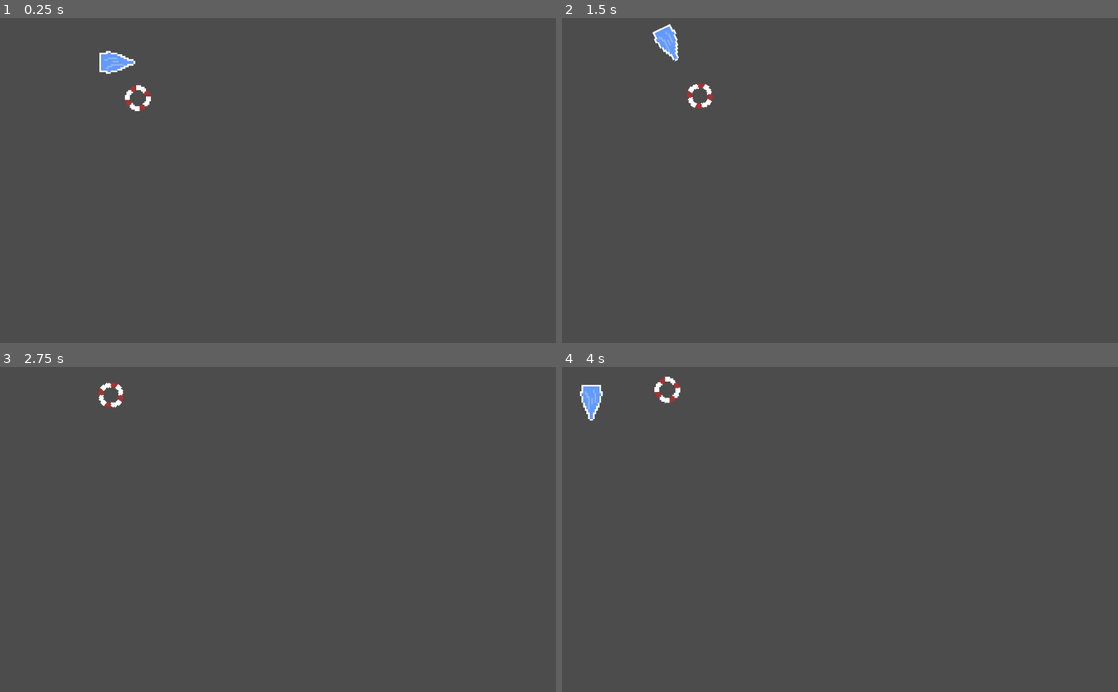
Above: before the commit, frames 1-4 (two rows, left to right).
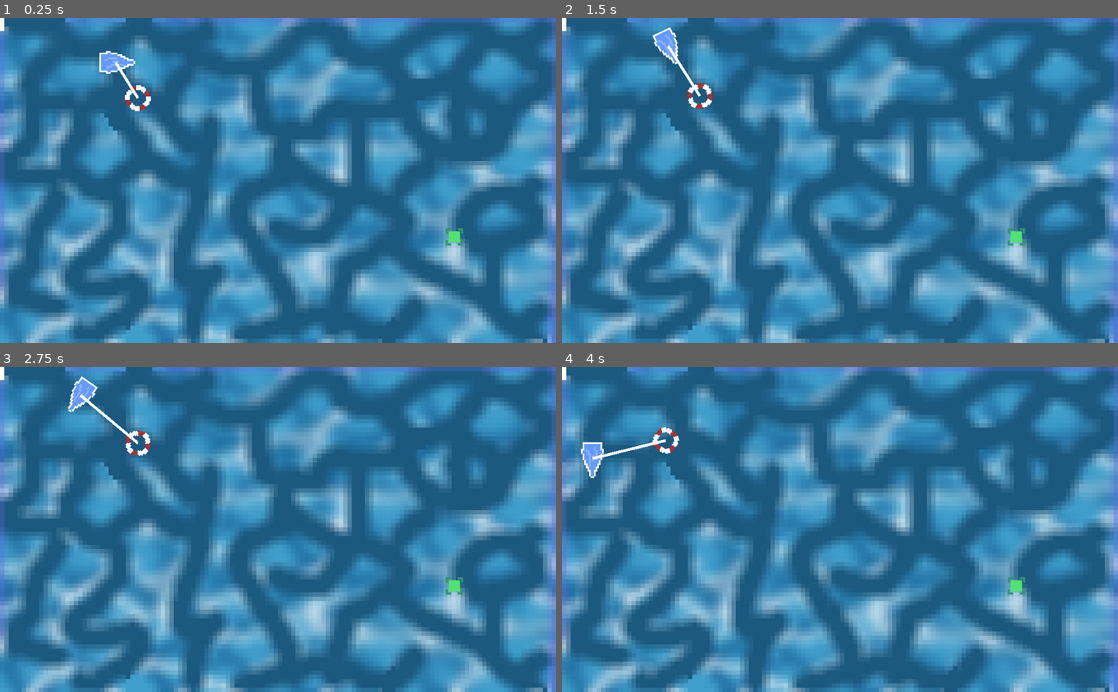
Above: after the commit, the same moments.

Repository: JBlitzar/Leading-game
Game: Godot game, scene res://Main.tscn
Same seed, same stepped clock (60 frames per second), same inputs: the game is played once before the commit and once after it.
Inputs:
- Up to frame 1 (0.25 s): no input
- Up to frame 2 (1.5 s): tap Enter at 0.5 s; hold Right (right) 0.53-1.28 s; hold Down (down) from 1.28 s (still down)
- Up to frame 3 (2.75 s): release Down (down) at 2.03 s; hold Right (right) from 2.03 s (still down)
- Up to frame 4 (4 s): release Right (right) at 2.78 s; hold Up (up) 2.78-3.53 s; hold Left (left) from 3.53 s (still down)

The runs differ from the first frame. In frame 1, 100% of the frame differs, in the area x 0-100%, y 0-100%; in frame 2, 100%; in frame 3, 100%; in frame 4, 100%.

Commit message:
Background + logs

Diff:
--- /dev/null
+++ b/Finish.gd
@@ -0,0 +1,21 @@
+extends Area2D
+
+
+# Declare member variables here. Examples:
+# var a = 2
+# var b = "text"
+
+
+# Called when the node enters the scene tree for the first time.
+func _ready():
+	pass # Replace with function body.
+
+signal BouyWin
+# Called every frame. 'delta' is the elapsed time since the previous frame.
+#func _process(delta):
+#	pass
+
+
+func _on_Finish_body_entered(body):
+	if body.get_collision_layer() == 32769:
+		emit_signal("BouyWin")
--- /dev/null
+++ b/Finish.tscn
@@ -0,0 +1,19 @@
+[gd_scene load_steps=4 format=2]
+
+[ext_resource path="res://finish.png" type="Texture" id=1]
+[ext_resource path="res://Finish.gd" type="Script" id=2]
+
+[sub_resource type="RectangleShape2D" id=1]
+extents = Vector2( 16, 16 )
+
+[node name="Finish" type="Area2D"]
+script = ExtResource( 2 )
+
+[node name="CollisionShape2D" type="CollisionShape2D" parent="."]
+shape = SubResource( 1 )
+
+[node name="Sprite" type="Sprite" parent="."]
+scale = Vector2( 2, 2 )
+texture = ExtResource( 1 )
+
+[connection signal="body_entered" from="." to="." method="_on_Finish_body_entered"]
--- /dev/null
+++ b/Line2D.gd
@@ -0,0 +1,18 @@
+extends Line2D
+
+
+# Declare member variables here. Examples:
+# var a = 2
+# var b = "text"
+export (NodePath) var playerpath
+export (NodePath) var bouypath
+onready var player = get_node(playerpath)
+onready var bouy = get_node(bouypath)
+# Called when the node enters the scene tree for the first time.
+func _ready():
+	pass # Replace with function body.
+
+
+# Called every frame. 'delta' is the elapsed time since the previous frame.
+func _process(delta):
+	points = [bouy.position, player.position]
--- /dev/null
+++ b/Main.gd
@@ -0,0 +1,20 @@
+extends Node
+
+
+# Declare member variables here. Examples:
+# var a = 2
+# var b = "text"
+
+
+# Called when the node enters the scene tree for the first time.
+func _ready():
+	pass # Replace with function body.
+
+
+# Called every frame. 'delta' is the elapsed time since the previous frame.
+#func _process(delta):
+#	pass
+
+
+func _on_Finish_BouyWin():
+	print("yay")
--- a/Main.tscn
+++ b/Main.tscn
@@ -1,8 +1,52 @@
-[gd_scene load_steps=2 format=2]
+[gd_scene load_steps=8 format=2]
 
 [ext_resource path="res://Tow+player.tscn" type="PackedScene" id=1]
+[ext_resource path="res://Main.gd" type="Script" id=2]
+[ext_resource path="res://Finish.tscn" type="PackedScene" id=3]
+[ext_resource path="res://blue.png" type="Texture" id=4]
+[ext_resource path="res://WoodManager.gd" type="Script" id=5]
+[ext_resource path="res://wall.tscn" type="PackedScene" id=6]
+[ext_resource path="res://wood.tscn" type="PackedScene" id=7]
 
 [node name="Main" type="Node"]
+script = ExtResource( 2 )
 
-[node name="Node" parent="." instance=ExtResource( 1 )]
+[node name="Background" type="TextureRect" parent="."]
+anchor_right = 1.0
+anchor_bottom = 1.0
+texture = ExtResource( 4 )
+expand = true
+
+[node name="Player and Tow" parent="." instance=ExtResource( 1 )]
 position = Vector2( 213, 82 )
+
+[node name="Finish" parent="." instance=ExtResource( 3 )]
+position = Vector2( 837, 404 )
+
+[node name="WallPool" type="Node" parent="."]
+
+[node name="WallR" parent="WallPool" instance=ExtResource( 6 )]
+
+[node name="WallU" parent="WallPool" instance=ExtResource( 6 )]
+position = Vector2( 722, -7 )
+rotation = 1.5708
+
+[node name="WallD" parent="WallPool" instance=ExtResource( 6 )]
+position = Vector2( 670, 614 )
+rotation = 1.5708
+
+[node name="WallL" parent="WallPool" instance=ExtResource( 6 )]
+position = Vector2( 1036, 38 )
+
+[node name="WoodManager" type="Node" parent="."]
+script = ExtResource( 5 )
+wood = ExtResource( 7 )
+
+[node name="WoodPool" type="Node" parent="WoodManager"]
+
+[node name="WoodTimer" type="Timer" parent="WoodManager"]
+wait_time = 2.0
+autostart = true
+
+[connection signal="BouyWin" from="Finish" to="." method="_on_Finish_BouyWin"]
+[connection signal="timeout" from="WoodManager/WoodTimer" to="WoodManager" method="_on_WoodTimer_timeout"]
--- a/Player.gd
+++ b/Player.gd
@@ -2,7 +2,7 @@
 
 export (int) var speed = 200
 export (float) var rotation_speed = 1.5
-
+onready var screensize = get_viewport_rect().size
 var velocity = Vector2()
 var rotation_dir = 0
 
@@ -19,6 +19,9 @@
 		velocity = Vector2(speed, 0).rotated(rotation)
 
 func _physics_process(delta):
+	screensize = get_viewport_rect().size
 	get_input()
 	rotation += rotation_dir * rotation_speed * delta
+
+
 	velocity = move_and_slide(velocity)
--- a/Tow+player.tscn
+++ b/Tow+player.tscn
@@ -2,7 +2,7 @@
 
 [ext_resource path="res://Player.tscn" type="PackedScene" id=1]
 [ext_resource path="res://tow.tscn" type="PackedScene" id=2]
-[ext_resource path="res://Line.gd" type="Script" id=3]
+[ext_resource path="res://Line2D.gd" type="Script" id=3]
 
 [node name="Node" type="Node2D"]
 
@@ -10,6 +10,7 @@
 
 [node name="RigidBody2D" parent="." instance=ExtResource( 2 )]
 position = Vector2( 41, 66 )
+collision_layer = 32769
 gravity_scale = 0.0
 
 [node name="DampedSpringJoint2D" type="DampedSpringJoint2D" parent="."]
@@ -20,9 +21,10 @@
 stiffness = 30.0
 damping = 2.48
 
-[node name="Line" type="Control" parent="."]
-margin_right = 40.0
-margin_bottom = 40.0
+[node name="Line2D" type="Line2D" parent="."]
+points = PoolVector2Array( 0, 0, 0, 0 )
+width = 5.0
+default_color = Color( 1, 1, 1, 1 )
 script = ExtResource( 3 )
-player = NodePath("../KinematicBody2D")
-bouy = NodePath("../RigidBody2D")
+playerpath = NodePath("../KinematicBody2D")
+bouypath = NodePath("../RigidBody2D")
--- /dev/null
+++ b/WoodManager.gd
@@ -0,0 +1,25 @@
+extends Node
+
+
+# Declare member variables here. Examples:
+# var a = 2
+# var b = "text"
+export (PackedScene) var wood
+onready var screensize = get_viewport().get_visible_rect().size
+# Called when the node enters the scene tree for the first time.
+func _ready():
+	randomize()
+
+# Called every frame. 'delta' is the elapsed time since the previous frame.
+#func _process(delta):
+#	pass
+
+
+func _on_WoodTimer_timeout():
+	var woodInstance = wood.instance()
+	woodInstance.position.y = randi() % int(round(screensize.y))
+	var screenside = randi() % 2
+	var xpos = screenside*screensize.y
+	woodInstance.position.x = xpos
+	var woodSpeed = randi() % 300 + 100
+	woodInstance.velocity = Vector2((screenside*2-1)*woodSpeed,0)
--- /dev/null
+++ b/wall.tscn
@@ -0,0 +1,9 @@
+[gd_scene load_steps=2 format=2]
+
+[sub_resource type="RectangleShape2D" id=1]
+extents = Vector2( 10, 1000 )
+
+[node name="StaticBody2D" type="StaticBody2D"]
+
+[node name="CollisionShape2D" type="CollisionShape2D" parent="."]
+shape = SubResource( 1 )
--- /dev/null
+++ b/wood.gd
@@ -0,0 +1,21 @@
+extends KinematicBody2D
+
+
+# Declare member variables here. Examples:
+# var a = 2
+# var b = "text"
+var velocity: Vector2 = Vector2()
+
+# Called when the node enters the scene tree for the first time.
+func _ready():
+	randomize()
+	var scalexy = randi() % 4 + 1
+	scale = Vector2(scalexy,scalexy)
+	rotation = ((randi() % 100)/100)*2*3.14
+
+
+
+# Called every frame. 'delta' is the elapsed time since the previous frame.
+func _process(delta):
+	velocity = move_and_slide(velocity)
+	print(position)
--- /dev/null
+++ b/wood.tscn
@@ -0,0 +1,17 @@
+[gd_scene load_steps=4 format=2]
+
+[ext_resource path="res://wood.png" type="Texture" id=1]
+[ext_resource path="res://wood.gd" type="Script" id=2]
+
+[sub_resource type="RectangleShape2D" id=1]
+extents = Vector2( 12, 24 )
+
+[node name="Wood" type="KinematicBody2D"]
+script = ExtResource( 2 )
+
+[node name="Sprite" type="Sprite" parent="."]
+scale = Vector2( 3, 3 )
+texture = ExtResource( 1 )
+
+[node name="CollisionShape2D" type="CollisionShape2D" parent="."]
+shape = SubResource( 1 )
Binary file added: blue.aseprite
Binary file added: blue.png
Not shown, added: blue.png.import
Binary file added: finish.aseprite
Binary file added: finish.png
Not shown, added: finish.png.import
Binary file added: wood.aseprite
Binary file added: wood.png
Not shown, added: wood.png.import
